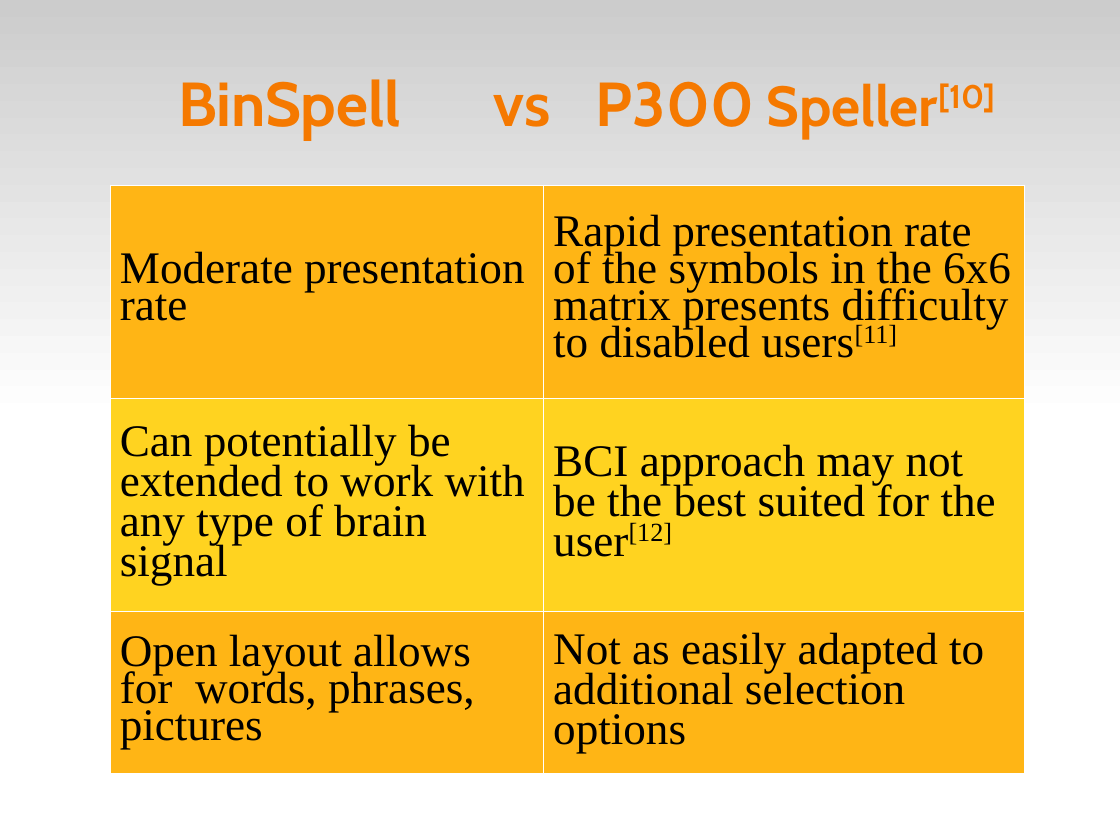
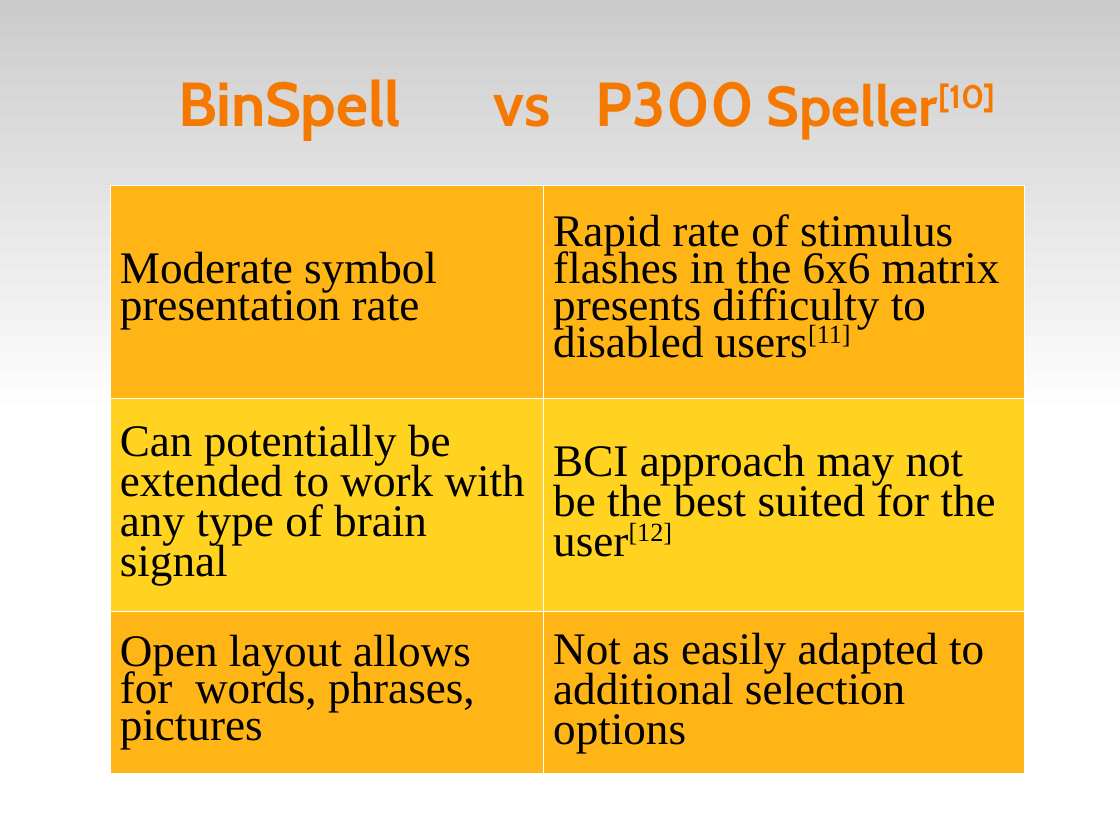
Before and after one commit to abdullah38rcc/BCI-Virtual-Keyboard, a slide deck: slide 13 of master's/docs/virtKey.ppt. Drawn at 1120x840 pixels with LibreOffice and Linux fonts; fonts in the diff are those of the drawing. Boxes give left, top, right and bottom in pixels: in the first picture for what was removed or moved away, otherwise in the second. Text is boxed around its words. In the diff, an @@ line names an element or a change of style, - is before the commit and + after.

```diff
--- a/master's/docs/virtKey.ppt
+++ b/master's/docs/virtKey.ppt
@@ table at <box>110,185,1024,774</box> @@
-row 1, column 1: Moderate presentation rate
+row 1, column 1: Moderate symbol presentation rate
-row 1, column 2: Rapid presentation rate of the symbols in the 6x6 matrix presents difficulty to disabled users[11]
+row 1, column 2: Rapid rate of stimulus flashes in the 6x6 matrix presents difficulty to disabled users[11]
```
Also in this commit, not shown: 1 slide removed, 1 other file.
